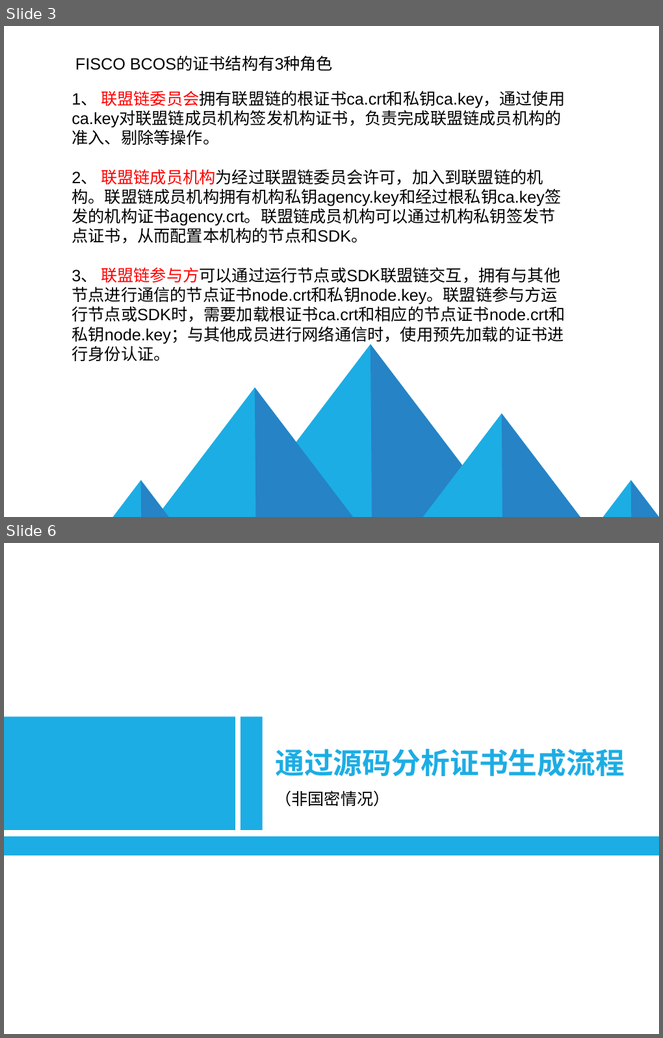
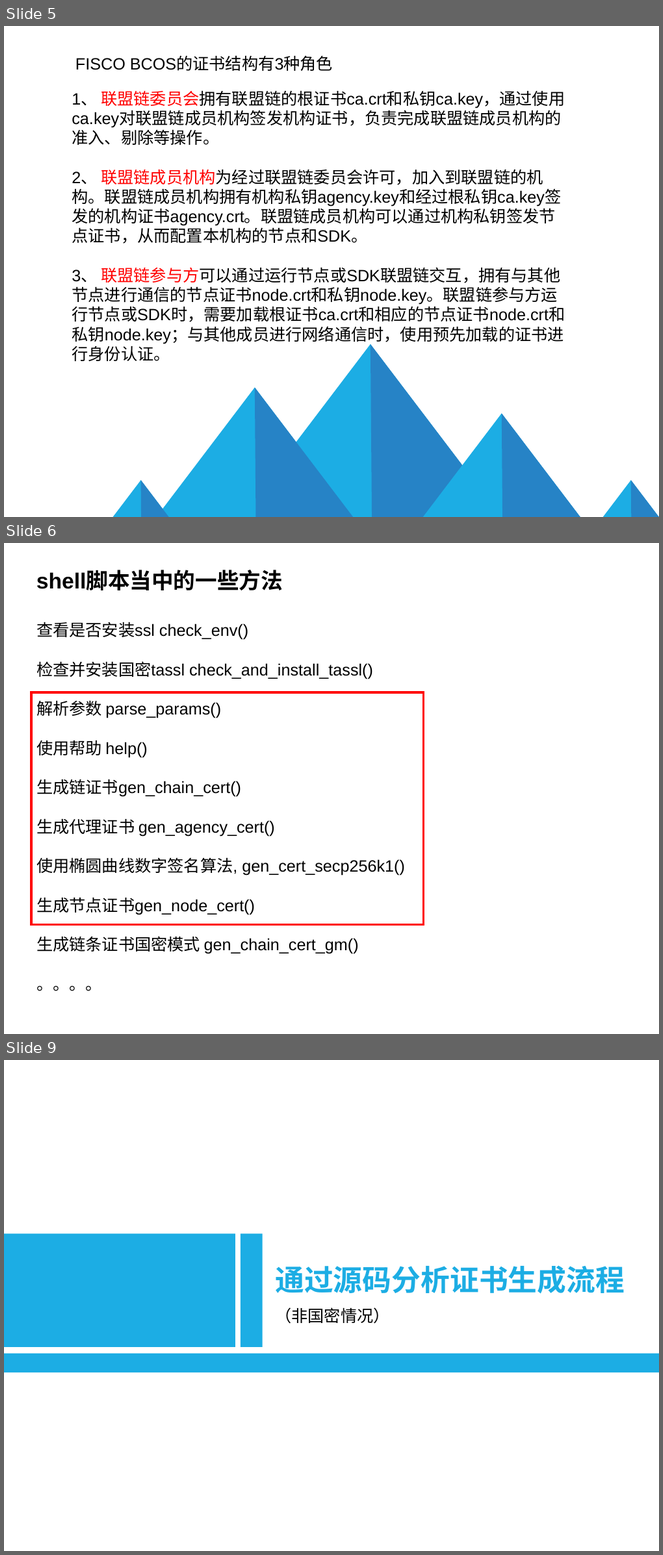
Before and after one commit to qukuailianniubi/Homework, a slide deck: DAY1/build_chain.sh文件的理解.ppt. Shown one above the other, each under a label of ours: slides 3 and 6 before the commit, slides 5, 6 and 9 after it; the slides between them are not shown. The pictures are 663x1038 and 663x1555 pixels, drawn with LibreOffice and Linux fonts; fonts in the diff are those of the drawing; background and template pictures are left out. Boxes give left, top, right and bottom in pixels: in the first picture for what was removed or moved away, otherwise in the second. Text is boxed around its words. In the diff, an @@ line names an element or a change of style, - is before the commit and + after.

```diff
--- a/DAY1/build_chain.sh文件的理解.ppt
+++ b/DAY1/build_chain.sh文件的理解.ppt
@@ slide 6 added at (4, 543, 659, 1034), background picture (left out) @@
@@ text added at (36, 571, 283, 590), 24 pt, text #000000, bold @@
+shell脚本当中的一些方法
@@ text added at (36, 622, 405, 991), 18 pt, text #000000 @@
+查看是否安装ssl check_env()
+检查并安装国密tassl check_and_install_tassl()
+解析参数 parse_params()
+使用帮助 help()
+生成链证书gen_chain_cert()
+生成代理证书 gen_agency_cert()
+使用椭圆曲线数字签名算法, gen_cert_secp256k1()
+生成节点证书gen_node_cert()
+生成链条证书国密模式 gen_chain_cert_gm()
+。。。。
@@ rectangle added at (31, 693, 423, 925), outline #FF0000 2.24 pt @@
@@ what was slide 3 is now slide 5 @@
@@ what was slide 6 is now slide 9 @@
```
Also in this commit, not shown: 3 slides changed, 2 other slides added, 1 other file.
